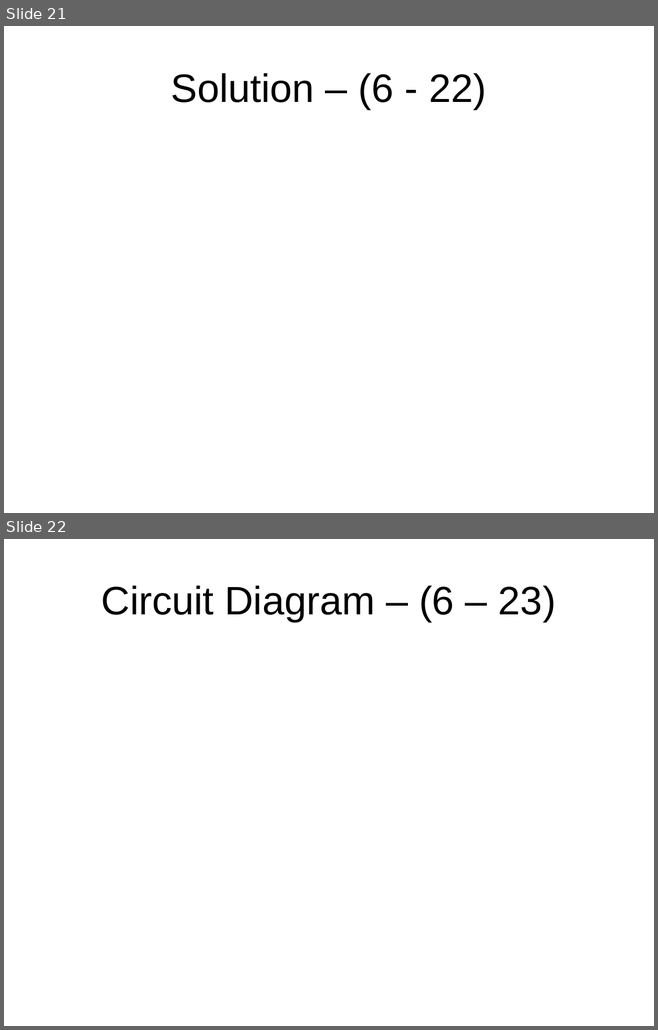
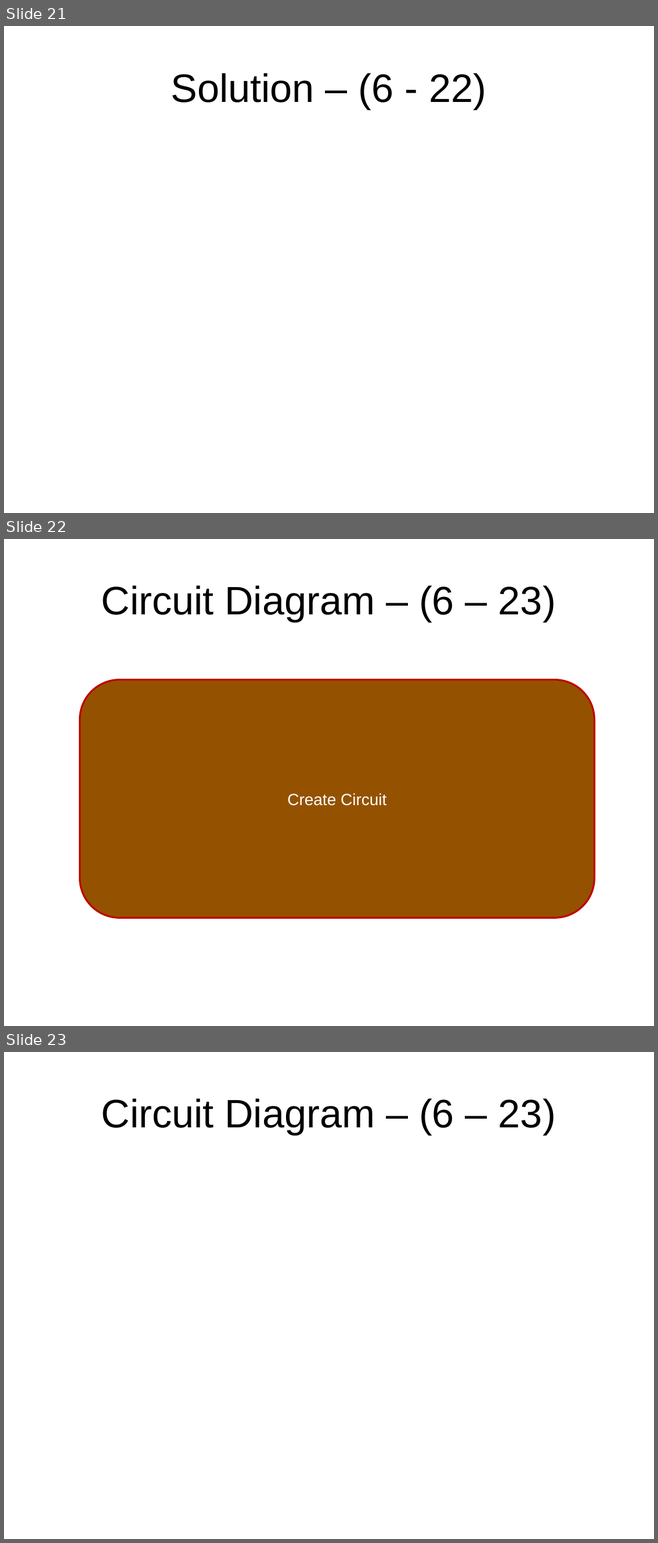
Before and after one commit to rafiyz/rafiyz.github.io, a slide deck: courses/Dis Str IMS/Dis Str IMS File/DS - Week 4.pptx. Shown one above the other, each under a label of ours: slides 21 and 22 before the commit, slides 21, 22 and 23 after it. The pictures are 658x1030 and 658x1543 pixels, drawn with LibreOffice and Linux fonts; fonts in the diff are those of the drawing; background and template pictures are left out. Boxes give left, top, right and bottom in pixels: in the first picture for what was removed or moved away, otherwise in the second. Text is boxed around its words. In the diff, an @@ line names an element or a change of style, - is before the commit and + after.

```diff
--- a/courses/Dis Str IMS/Dis Str IMS File/DS - Week 4.pptx
+++ b/courses/Dis Str IMS/Dis Str IMS File/DS - Week 4.pptx
@@ slide 22 added at (4, 539, 654, 1026), background picture (left out) @@
@@ text added at (101, 585, 556, 621), 44 pt, text #000000 @@
+Circuit Diagram – (6 – 23)
@@ rounded rectangle added at (80, 680, 594, 918), fill #945200, outline #C00000 2 pt, 18 pt, text #FFFFFF @@
+Create Circuit
@@ what was slide 22 is now slide 23 @@
```
Also in this commit, not shown: 17 other files.
